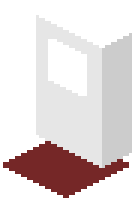
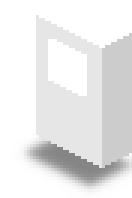
Comparing the layer stacks of the two 132px x 198px images. Changes:
added layer "Shadow copy" (60%) above "Bottom" over [12, 135, 132, 198]
hid "Bottom" over [3, 135, 129, 198]
